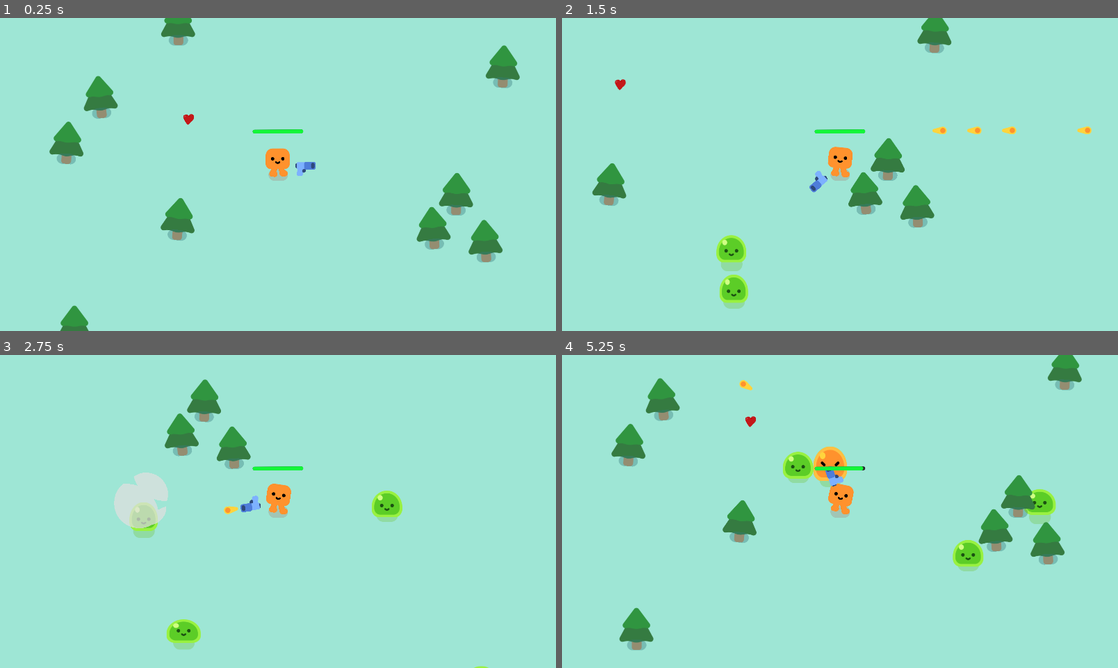
Above: before the commit, frames 1-4 (two rows, left to right).
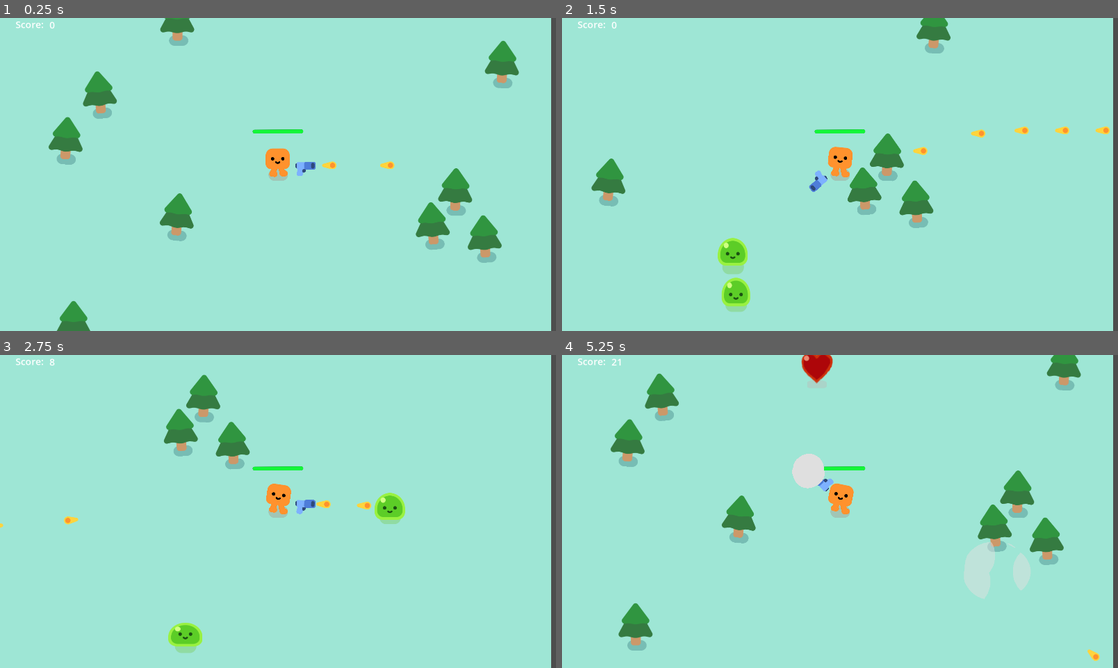
Above: after the commit, the same moments.

Repository: eklownr/Godot2d
Game: Godot game, scene res://suvivers_game.tscn
Same seed, same stepped clock (60 frames per second), same inputs: the game is played once before the commit and once after it.
Inputs:
- Up to frame 1 (0.25 s): no input
- Up to frame 2 (1.5 s): tap Enter (restart) at 0.5 s; hold D (move_right) 0.53-1.28 s; hold S (move_down) from 1.28 s (still down)
- Up to frame 3 (2.75 s): release S (move_down) at 2.03 s; hold D (move_right) from 2.03 s (still down)
- Up to frame 4 (5.25 s): release D (move_right) at 2.78 s; hold W (move_up) 2.78-3.53 s; hold A (move_left) 3.53-5.03 s; tap Enter (restart) at 4.15 s; hold S (move_down) from 5.03 s (still down)

The runs differ from the first frame. In frame 1, 3.7% of the frame differs, in the area x 2-100%, y 0-100%; in frame 2, 3.6%; in frame 3, 4.4%; in frame 4, 6.7%.

Commit message:
Item and score

Diff:
--- a/Bullet.gd
+++ b/Bullet.gd
@@ -1,15 +1,15 @@
 extends Area2D
 
 var travelled_distance = 0
+@export var speed = 1000
 
 func _physics_process(delta):
-	const SPEED = 1000
 	const RANGE = 1200
+	var direction = Vector2.RIGHT.rotated(rotation)
 
-	var direction = Vector2.RIGHT.rotated(rotation)
-	position += direction * delta * SPEED
+	position += direction * delta * speed
+	travelled_distance += delta * speed
 
-	travelled_distance += delta * SPEED
 	if travelled_distance > RANGE:
 		queue_free()
 
--- a/bullet.tscn
+++ b/bullet.tscn
@@ -12,6 +12,7 @@
 collision_layer = 0
 collision_mask = 3
 script = ExtResource("1_6jg8j")
+speed = 2000
 
 [node name="Projectile" type="Sprite2D" parent="."]
 position = Vector2(-11, -1)
--- a/gun.tscn
+++ b/gun.tscn
@@ -26,8 +26,9 @@
 unique_name_in_owner = true
 position = Vector2(26.4627, -11.7867)
 
-[node name="Timer" type="Timer" parent="."]
-wait_time = 0.3
+[node name="ShootTimer" type="Timer" parent="."]
+unique_name_in_owner = true
+wait_time = 0.1
 autostart = true
 
-[connection signal="timeout" from="Timer" to="." method="_on_timer_timeout"]
+[connection signal="timeout" from="ShootTimer" to="." method="_on_timer_timeout"]
--- /dev/null
+++ b/heart.gd
@@ -0,0 +1,4 @@
+extends Node2D
+
+func play_idle():
+	%AnimHeart.play("hart_idle")
--- /dev/null
+++ b/heart.tscn
@@ -0,0 +1,112 @@
+[gd_scene load_steps=7 format=3 uid="uid://df1absf2l2r6x"]
+
+[ext_resource type="Texture2D" uid="uid://c42420k5grvw" path="res://item/hart1.png" id="1_2te8a"]
+[ext_resource type="Script" path="res://heart.gd" id="1_mew44"]
+
+[sub_resource type="CircleShape2D" id="CircleShape2D_vnm51"]
+radius = 67.0075
+
+[sub_resource type="Animation" id="Animation_ayibc"]
+resource_name = "hart_idle"
+tracks/0/type = "method"
+tracks/0/imported = false
+tracks/0/enabled = true
+tracks/0/path = NodePath("Area2D/CollisionShape2D")
+tracks/0/interp = 1
+tracks/0/loop_wrap = true
+tracks/0/keys = {
+"times": PackedFloat32Array(),
+"transitions": PackedFloat32Array(),
+"values": []
+}
+tracks/1/type = "value"
+tracks/1/imported = false
+tracks/1/enabled = true
+tracks/1/path = NodePath("Marker2D/Sprite2D:frame")
+tracks/1/interp = 1
+tracks/1/loop_wrap = true
+tracks/1/keys = {
+"times": PackedFloat32Array(),
+"transitions": PackedFloat32Array(),
+"update": 1,
+"values": []
+}
+tracks/2/type = "value"
+tracks/2/imported = false
+tracks/2/enabled = true
+tracks/2/path = NodePath("Marker2D/Sprite2D:scale")
+tracks/2/interp = 1
+tracks/2/loop_wrap = true
+tracks/2/keys = {
+"times": PackedFloat32Array(0.1, 0.2, 0.3, 0.4),
+"transitions": PackedFloat32Array(1, 1, 1, 1),
+"update": 0,
+"values": [Vector2(2, 2), Vector2(1.8, 1.8), Vector2(1.4, 1.4), Vector2(1, 1)]
+}
+tracks/3/type = "value"
+tracks/3/imported = false
+tracks/3/enabled = true
+tracks/3/path = NodePath("Marker2D/Sprite2D:position")
+tracks/3/interp = 1
+tracks/3/loop_wrap = true
+tracks/3/keys = {
+"times": PackedFloat32Array(0),
+"transitions": PackedFloat32Array(1),
+"update": 0,
+"values": [Vector2(0, -30)]
+}
+
+[sub_resource type="Animation" id="Animation_4wko1"]
+length = 0.001
+tracks/0/type = "value"
+tracks/0/imported = false
+tracks/0/enabled = true
+tracks/0/path = NodePath("Marker2D/Sprite2D:position")
+tracks/0/interp = 1
+tracks/0/loop_wrap = true
+tracks/0/keys = {
+"times": PackedFloat32Array(0),
+"transitions": PackedFloat32Array(1),
+"update": 0,
+"values": [Vector2(0, -30)]
+}
+tracks/1/type = "value"
+tracks/1/imported = false
+tracks/1/enabled = true
+tracks/1/path = NodePath("Marker2D/Sprite2D:scale")
+tracks/1/interp = 1
+tracks/1/loop_wrap = true
+tracks/1/keys = {
+"times": PackedFloat32Array(0),
+"transitions": PackedFloat32Array(1),
+"update": 0,
+"values": [Vector2(2, 2)]
+}
+
+[sub_resource type="AnimationLibrary" id="AnimationLibrary_apwdc"]
+_data = {
+"RESET": SubResource("Animation_4wko1"),
+"hart_idle": SubResource("Animation_ayibc")
+}
+
+[node name="Heart" type="Node2D"]
+script = ExtResource("1_mew44")
+
+[node name="Area2D" type="Area2D" parent="."]
+
+[node name="CollisionShape2D" type="CollisionShape2D" parent="Area2D"]
+position = Vector2(-1, -2)
+shape = SubResource("CircleShape2D_vnm51")
+
+[node name="Marker2D" type="Marker2D" parent="."]
+
+[node name="Sprite2D" type="Sprite2D" parent="Marker2D"]
+position = Vector2(0, -30)
+scale = Vector2(2, 2)
+texture = ExtResource("1_2te8a")
+
+[node name="AnimHeart" type="AnimationPlayer" parent="."]
+unique_name_in_owner = true
+libraries = {
+"": SubResource("AnimationLibrary_apwdc")
+}
--- a/item.gd
+++ b/item.gd
@@ -1,5 +1,30 @@
 extends Area2D
 
-func  _ready():
-	# skapa
+var health = 5
+@onready var player = get_node("/root/Game/player")
+#@onready var gun = get_node("/root/Game/player/Gun")
+
+func _ready():
+	#%Hart.play_idle()
 	pass
+
+
+func _physics_process(_delta):
+	pass
+
+func take_damage():
+	health -= 1
+	if health < 0:
+		die()
+
+func die():
+	queue_free()
+	const SMOKE_SCENE = preload("res://smoke_explosion/smoke_explosion.tscn")
+	var smoke = SMOKE_SCENE.instantiate()
+	get_parent().add_child(smoke)
+	smoke.global_position = global_position
+
+func _on_body_entered(body):
+	body.health = 100
+	#gun.ShootTimer.wait_time = 0.1
+	die()
--- a/item.tscn
+++ b/item.tscn
@@ -1,19 +1,30 @@
-[gd_scene load_steps=4 format=3 uid="uid://cifrjaxbdxbij"]
+[gd_scene load_steps=5 format=3 uid="uid://cifrjaxbdxbij"]
 
-[ext_resource type="Texture2D" uid="uid://by7j4kqgywg3c" path="res://item/hart.png" id="1_0lo0g"]
 [ext_resource type="Script" path="res://item.gd" id="1_8nrnn"]
+[ext_resource type="Texture2D" uid="uid://cksiu5gst6fmp" path="res://characters/happy_boo/square_body.png" id="2_ipr6s"]
+[ext_resource type="Texture2D" uid="uid://kje7og6r3usf" path="res://item/hart5.png" id="3_vn4do"]
 
 [sub_resource type="CircleShape2D" id="CircleShape2D_05xc1"]
-radius = 23.0
+radius = 58.0
 
 [node name="Item" type="Area2D"]
 collision_layer = 0
+collision_mask = 9
 script = ExtResource("1_8nrnn")
 
+[node name="shadow" type="Sprite2D" parent="."]
+modulate = Color(0.690196, 0.796078, 0.760784, 0.654902)
+position = Vector2(-4.76837e-07, 63.4375)
+scale = Vector2(0.809524, 0.371575)
+texture = ExtResource("2_ipr6s")
+
 [node name="Hart" type="Sprite2D" parent="."]
-position = Vector2(-0.5, 1)
+position = Vector2(-2.98023e-08, 14)
 scale = Vector2(0.975, 1)
-texture = ExtResource("1_0lo0g")
+texture = ExtResource("3_vn4do")
 
 [node name="CollisionShape2D" type="CollisionShape2D" parent="."]
+position = Vector2(0, 1)
 shape = SubResource("CircleShape2D_05xc1")
+
+[connection signal="body_entered" from="." to="." method="_on_body_entered"]
--- a/mob.gd
+++ b/mob.gd
@@ -2,6 +2,7 @@
 
 var health = 3
 @onready var player = get_node("/root/Game/player")
+
 
 func _ready():
 	%Slime.play_walk()
@@ -12,6 +13,7 @@
 	move_and_slide()
 
 func take_damage():
+	player.score += 1
 	health -= 1
 	%Slime.play_hurt()
 	if health < 0:
--- a/pine_tree.tscn
+++ b/pine_tree.tscn
@@ -10,15 +10,16 @@
 collision_layer = 4
 collision_mask = 15
 
+[node name="GroundShadow" type="Sprite2D" parent="."]
+modulate = Color(0.223529, 0.486275, 0.498039, 0.384314)
+position = Vector2(4, 17)
+scale = Vector2(0.790464, 0.697785)
+texture = ExtResource("1_fw18q")
+
 [node name="PineTree" type="Sprite2D" parent="."]
 position = Vector2(-1, -59)
 texture = ExtResource("2_pi3e0")
 
-[node name="GroundShadow" type="Sprite2D" parent="."]
-modulate = Color(0.223529, 0.486275, 0.498039, 0.384314)
-position = Vector2(-1.19209e-07, -1.19209e-07)
-scale = Vector2(0.790464, 0.697785)
-texture = ExtResource("1_fw18q")
-
 [node name="CollisionShape2D" type="CollisionShape2D" parent="."]
+position = Vector2(1, -1)
 shape = SubResource("CircleShape2D_c1ss3")
--- a/player.gd
+++ b/player.gd
@@ -3,6 +3,7 @@
 signal health_depleted
 
 var health = 100.0
+var score = 0
 
 func _physics_process(delta):
 	var direction = Input.get_vector("move_left","move_right","move_up","move_down")
--- a/suvivers_game.gd
+++ b/suvivers_game.gd
@@ -1,4 +1,10 @@
 extends Node2D
+
+@onready var scoreLable := %Score
+@onready var player = get_node("/root/Game/player")
+
+func _ready():
+	%GameOver.visible = false
 
 
 func spawn_mob():
@@ -9,11 +15,13 @@
 
 
 func _on_timer_timeout():
+	scoreLable.text = str(player.score)
 	spawn_mob()
 
 
 func _on_player_health_depleted():
 	%GameOver.visible = true
+	%player.health = 0
 	#get_tree().paused = true
 	if Input.is_action_just_pressed("restart"):
 		# kill all mob-ememies
@@ -22,18 +30,16 @@
 			if child.has_method("take_damage"):
 				for i in 6:
 					child.take_damage()
-
+		%player.score = 0
 		%player.health = 100
 		%player/ProgressBar.value = 100
 		%GameOver.visible = false
 
+func spawn_item():
+	var new_item = preload("res://item.tscn").instantiate()
+	%PathFollowItem.progress_ratio = randf()
+	new_item.global_position = %PathFollowItem.global_position
+	add_child(new_item)
 
-#func _on_player_health_depleted():
-	#$GameOver.visible = true
-	#if Input.is_action_just_pressed("restart"):
-		#for i in range(get_child_count()):
-			#var child = get_child(i)
-			#remove_child(child)
-
-			#$player.health = 100
-			#$GameOver.visible = false
+func _on_timer_item_timeout():
+	spawn_item()
--- a/suvivers_game.tscn
+++ b/suvivers_game.tscn
@@ -3,7 +3,6 @@
 [ext_resource type="PackedScene" uid="uid://1ckc58w5sfxa" path="res://player.tscn" id="1_fpp8s"]
 [ext_resource type="Script" path="res://suvivers_game.gd" id="1_m5db8"]
 [ext_resource type="PackedScene" uid="uid://byt5n3frbq0y3" path="res://pine_tree.tscn" id="2_mdk5t"]
-[ext_resource type="PackedScene" uid="uid://cifrjaxbdxbij" path="res://item.tscn" id="4_3ed0s"]
 
 [sub_resource type="Curve2D" id="Curve2D_dvyg8"]
 _data = {
@@ -11,8 +10,15 @@
 }
 point_count = 5
 
+[sub_resource type="Curve2D" id="Curve2D_wxpba"]
+_data = {
+"points": PackedVector2Array(0, 0, 0, 0, 826, 75, 0, 0, 0, 0, 1399, 54, 0, 0, 0, 0, 1377, 408, 0, 0, 0, 0, 811, 425, 0, 0, 0, 0, 811, 70)
+}
+point_count = 5
+
 [node name="Game" type="Node2D"]
 y_sort_enabled = true
+position = Vector2(10, 13)
 script = ExtResource("1_m5db8")
 
 [node name="CanvasLayer" type="CanvasLayer" parent="."]
@@ -20,14 +26,14 @@
 
 [node name="ColorRect" type="ColorRect" parent="CanvasLayer"]
 modulate = Color(0.619608, 0.901961, 0.835294, 1)
-offset_left = -3.0
-offset_top = -2.0
-offset_right = 1938.0
-offset_bottom = 1093.0
+offset_left = -38.0
+offset_top = -1.0
+offset_right = 1903.0
+offset_bottom = 1094.0
 
 [node name="player" parent="." instance=ExtResource("1_fpp8s")]
 unique_name_in_owner = true
-position = Vector2(899, 528)
+position = Vector2(902, 544)
 rotation = -0.004403
 collision_mask = 12
 
@@ -40,6 +46,33 @@
 unique_name_in_owner = true
 position = Vector2(-163, -129)
 rotation = -0.00271002
+
+[node name="Control" type="Control" parent="player"]
+layout_mode = 3
+anchors_preset = 0
+offset_left = -899.596
+offset_top = -547.966
+offset_right = -859.596
+offset_bottom = -507.966
+
+[node name="ScoreText" type="Label" parent="player/Control"]
+layout_mode = 0
+offset_left = -5.0
+offset_top = 2.0
+offset_right = 100.0
+offset_bottom = 48.0
+theme_override_font_sizes/font_size = 33
+text = "Score: "
+
+[node name="Score" type="Label" parent="player/Control"]
+unique_name_in_owner = true
+layout_mode = 0
+offset_left = 112.0
+offset_top = 4.0
+offset_right = 483.0
+offset_bottom = 50.0
+theme_override_font_sizes/font_size = 33
+text = "0"
 
 [node name="pineTree" parent="." instance=ExtResource("2_mdk5t")]
 position = Vector2(289, 315)
@@ -81,11 +114,12 @@
 
 [node name="GameOver" type="CanvasLayer" parent="."]
 unique_name_in_owner = true
-visible = false
 
 [node name="ColorRect" type="ColorRect" parent="GameOver"]
-offset_right = 2012.0
-offset_bottom = 1140.0
+offset_left = -63.0
+offset_top = -13.0
+offset_right = 1949.0
+offset_bottom = 1127.0
 color = Color(0, 0, 0, 0.337255)
 
 [node name="Label" type="Label" parent="GameOver/ColorRect"]
@@ -123,8 +157,18 @@
 
 Press ENTER to play"
 
-[node name="Item" parent="." instance=ExtResource("4_3ed0s")]
-position = Vector2(589, 336)
+[node name="Path2DItem" type="Path2D" parent="."]
+curve = SubResource("Curve2D_wxpba")
+
+[node name="PathFollowItem" type="PathFollow2D" parent="Path2DItem"]
+unique_name_in_owner = true
+position = Vector2(826, 75)
+rotation = -0.0366328
+
+[node name="TimerItem" type="Timer" parent="."]
+wait_time = 3.0
+autostart = true
 
 [connection signal="health_depleted" from="player" to="." method="_on_player_health_depleted"]
 [connection signal="timeout" from="spawnMobTimer" to="." method="_on_timer_timeout"]
+[connection signal="timeout" from="TimerItem" to="." method="_on_timer_item_timeout"]
Binary file removed: item/hart.png
Binary file added: item/hart1.png
Not shown, added: item/hart1.png.import
Binary file added: item/hart2.png
Not shown, added: item/hart2.png.import
Binary file added: item/hart3.png
Not shown, added: item/hart3.png.import
Binary file added: item/hart4.png
Not shown, changed: item/hart4.png.import
Binary file added: item/hart5.png
Not shown, added: item/hart5.png.import
